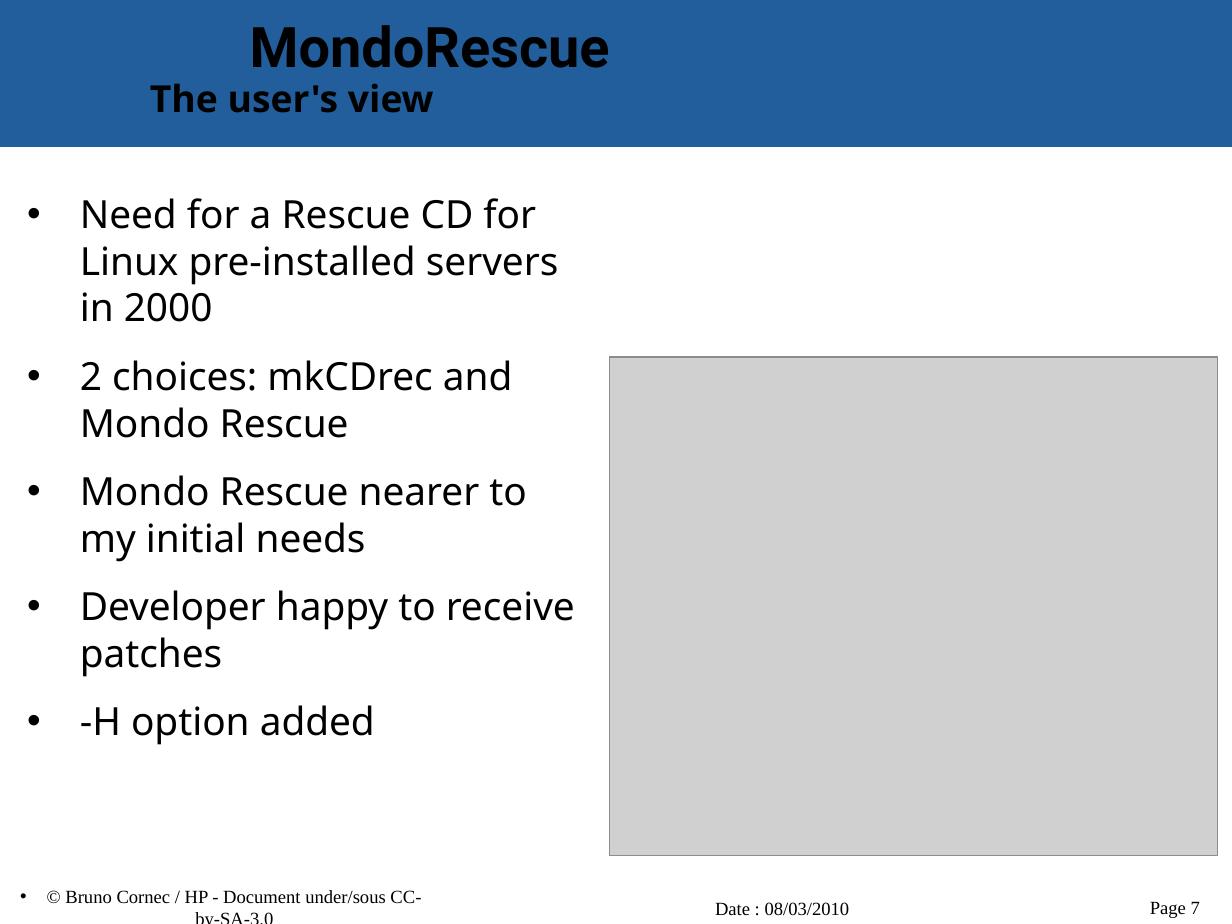
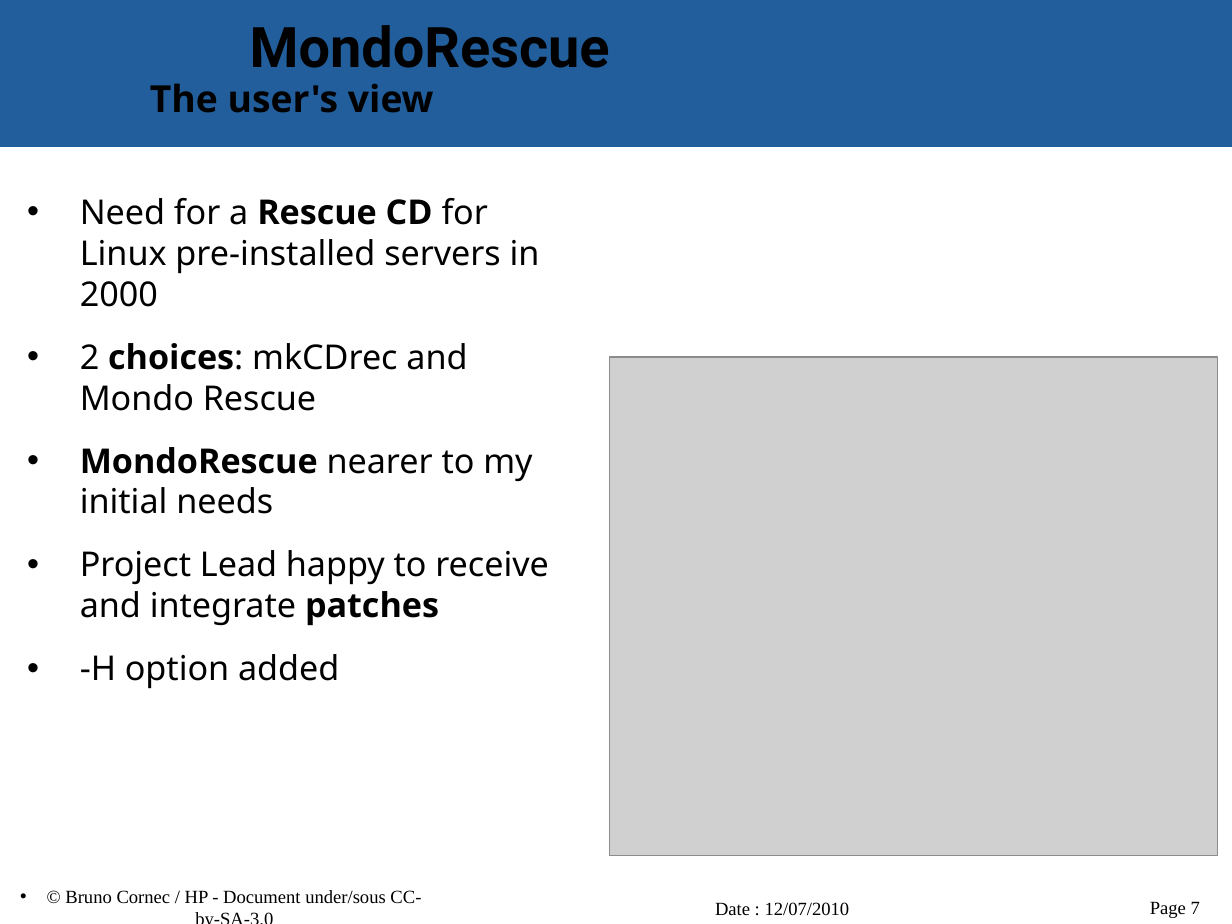
Before and after one commit to vir/mondo-rescue, a slide deck: slide 7 of mondo-doc/mondo-presentation.odp. Drawn at 1232x924 pixels with LibreOffice and Linux fonts; fonts in the diff are those of the drawing; grey boxes stand for pictures; background and template pictures are left out. Boxes give left, top, right and bottom in pixels: in the first picture for what was removed or moved away, otherwise in the second. Text is boxed around its words. In the diff, an @@ line names an element or a change of style, - is before the commit and + after.

```diff
--- a/mondo-doc/mondo-presentation.odp
+++ b/mondo-doc/mondo-presentation.odp
@@ text at (80,198,540,689): size 25 to 22 pt in "Need for a Rescue CD for Linux ...", "2 choices: mkCDrec and Mondo Rescue", "-H option added"; bold on in "Rescue CD", "choices:" @@
@@ text at (80,447,549,626): text changed; size 25 to 22 pt @@
-• Mondo Rescue nearer to my initial needs
-• Developer happy to receive patches
+• MondoRescue nearer to my initial needs
+• Project Lead happy to receive and integrate patches
@@ text at (715,902,850,916): text changed @@
-Date : 08/03/2010
+Date : 12/07/2010
```
Also in this commit, not shown: 24 other slides changed.
